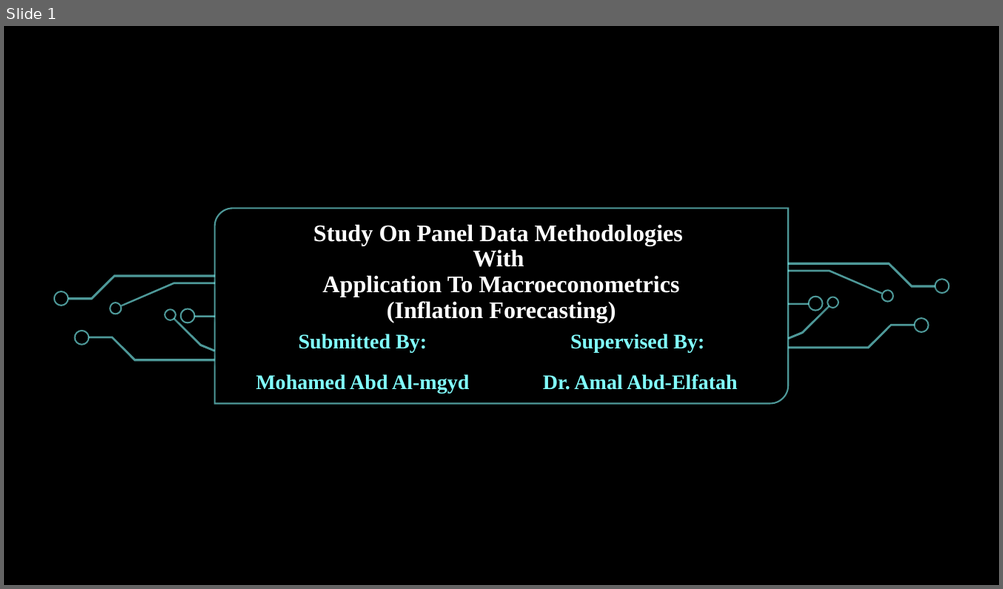
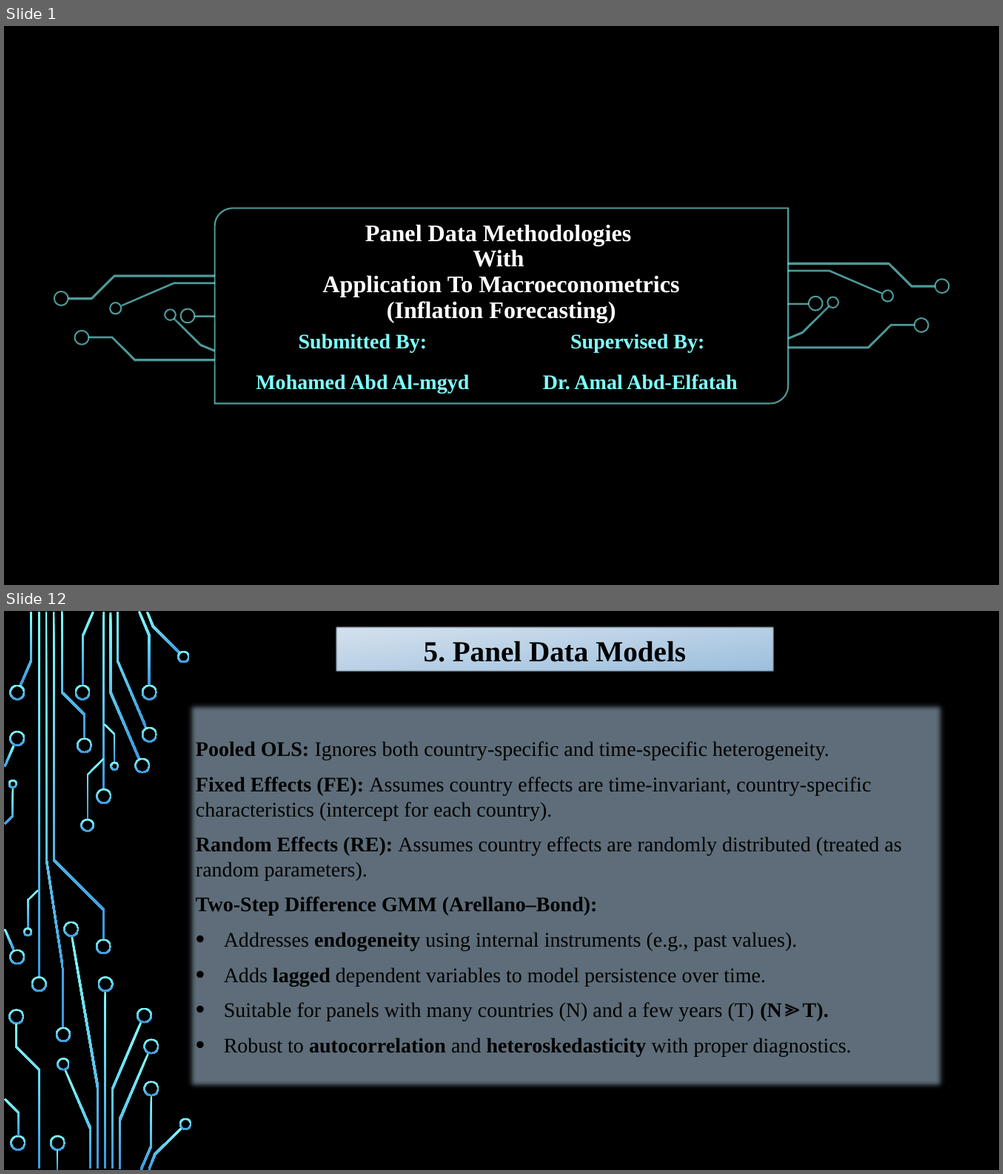
Before and after one commit to MohamedataS/Inflation-Forecasting-PanelModels, a slide deck: 07-Report/Presentation.pptx. Shown one above the other, each under a label of ours: slide 1 before the commit, slides 1 and 12 after it; the slides between them are not shown. The pictures are 1003x589 and 1003x1174 pixels, drawn with LibreOffice and Linux fonts; fonts in the diff are those of the drawing; background and template pictures are left out. Boxes give left, top, right and bottom in pixels: in the first picture for what was removed or moved away, otherwise in the second. Text is boxed around its words. In the diff, an @@ line names an element or a change of style, - is before the commit and + after.

```diff
--- a/07-Report/Presentation.pptx
+++ b/07-Report/Presentation.pptx
@@ slide 12 added at [4, 611, 999, 1170], background picture (left out); not listed: 20 template elements that a slide beside it also shows @@
@@ title added at [336, 627, 774, 672], fill gradient #D7E4F0 to #9EC0DF, 28 pt, text #000000, bold @@
+5. Panel Data Models
@@ subtitle added at [188, 703, 945, 1090], fill #BEDCF4 at 50% opacity, outline #BEDCF4 0.75 pt, 20 pt, text #000000 @@
+Pooled OLS: Ignores both country-specific and time-specific heterogeneity.
+Fixed Effects (FE): Assumes country effects are time-invariant, country-specific characteristics (intercept for each country).
+Random Effects (RE): Assumes country effects are randomly distributed (treated as random parameters).
+Two-Step Difference GMM (Arellano–Bond):
+• Addresses endogeneity using internal instruments (e.g., past values).
+• Adds lagged dependent variables to model persistence over time.
+• Suitable for panels with many countries (N) and a few years (T) (N≫T).
+• Robust to autocorrelation and heteroskedasticity with proper diagnostics.
@@ group added at [8, 612, 192, 1169]: 34 freeform shapes @@
@@ slide 1 changed as well @@
@@ title at [322, 224, 680, 323]: text changed @@
-Study On Panel Data Methodologies
-With
-Application To Macroeconometrics
-(Inflation Forecasting)
+Panel Data Methodologies
+With
+Application To Macroeconometrics
+(Inflation Forecasting)
```
Also in this commit, not shown: 23 other slides added, 1 slide removed, 9 other files.
